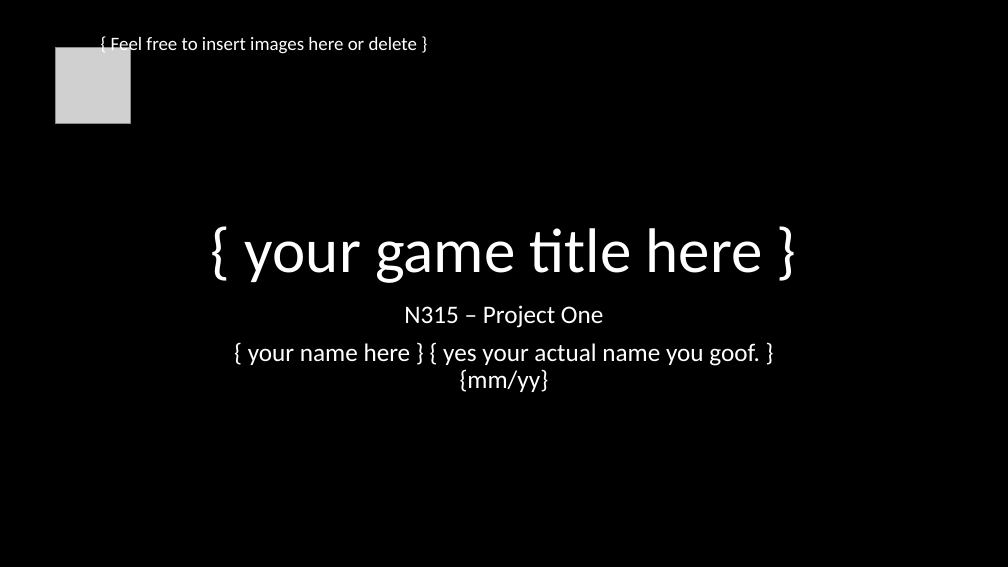
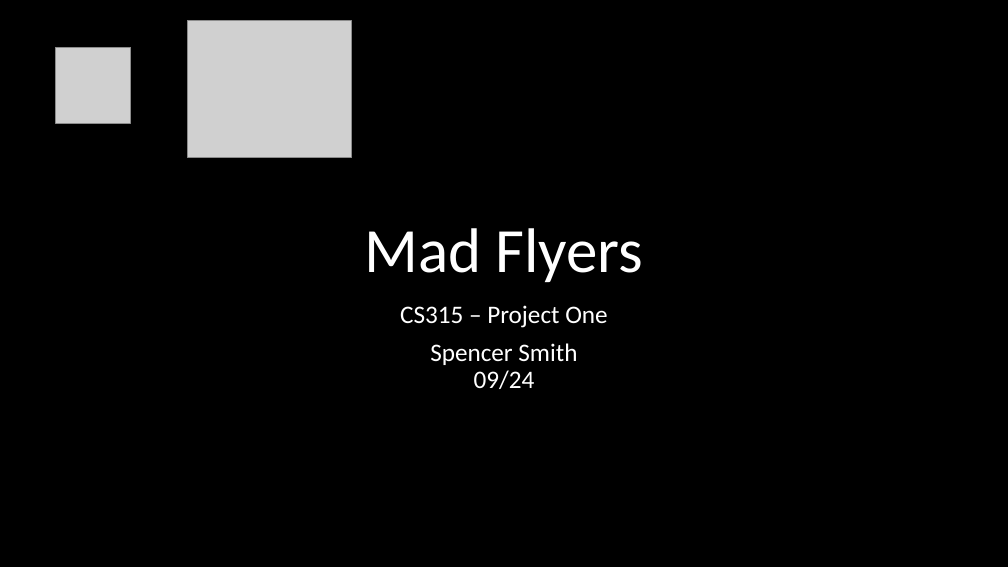
Before and after one commit to spencersmith24/CS315_Project1, a slide deck: slide 1 of CS315 P1 Production.pptx. Drawn at 1008x567 pixels with LibreOffice and Linux fonts; fonts in the diff are those of the drawing; grey boxes stand for pictures. Boxes give left, top, right and bottom in pixels: in the first picture for what was removed or moved away, otherwise in the second. Text is boxed around its words. In the diff, an @@ line names an element or a change of style, - is before the commit and + after.

```diff
--- a/CS315 P1 Production.pptx
+++ b/CS315 P1 Production.pptx
@@ picture added at (x1=188, y1=20, x2=352, y2=157) @@
@@ text removed at (x1=111, y1=37, x2=417, y2=56) @@
-{ Feel free to insert images here or delete }
@@ title at (x1=364, y1=228, x2=644, y2=282): text changed @@
-{ your game title here }
+Mad Flyers
@@ subtitle at (x1=400, y1=305, x2=607, y2=389): text changed @@
-N315 – Project One
-{ your name here } { yes your actual name you goof. }
-{mm/yy}
+CS315 – Project One
+Spencer Smith
+09/24
```
Also in this commit, not shown: 7 other slides changed, 10 other files.
